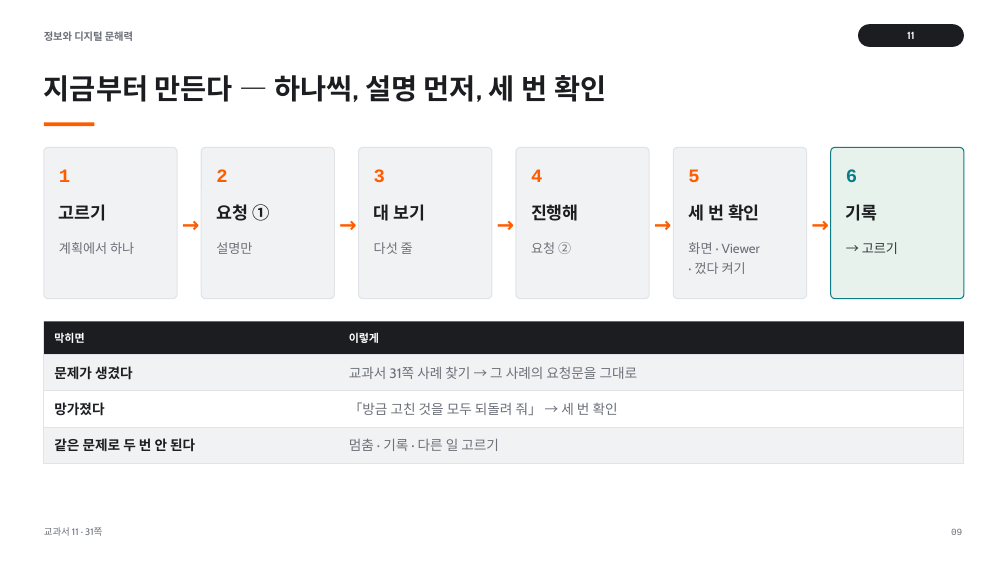
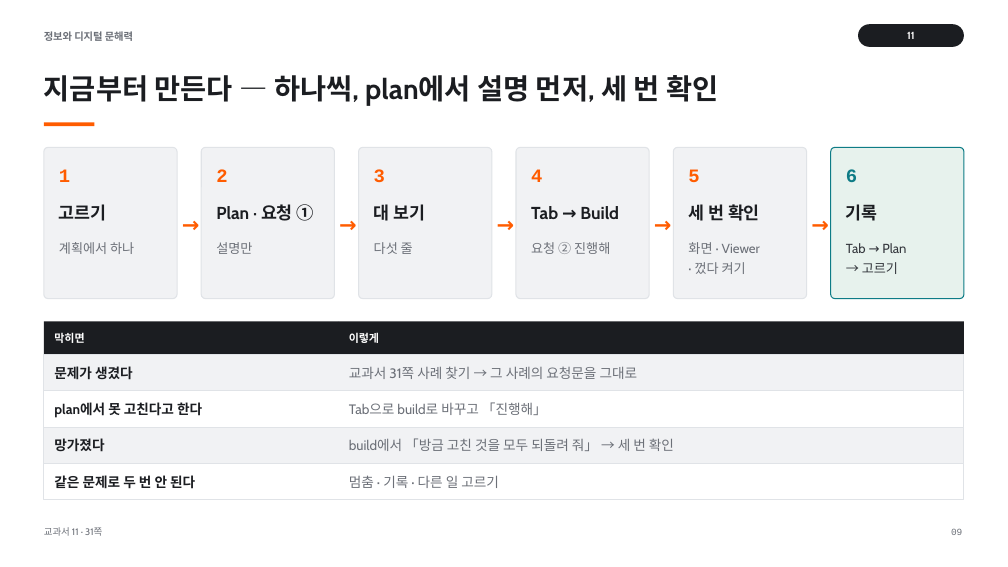
Before and after one commit to vcl-korea/2026-2nd-semester__jdh, a slide deck: slide 9 of 11/ppt/11_서비스_개발하기.pptx. Drawn at 1008x567 pixels with LibreOffice and Linux fonts; fonts in the diff are those of the drawing. Boxes give left, top, right and bottom in pixels: in the first picture for what was removed or moved away, otherwise in the second. Text is boxed around its words. In the diff, an @@ line names an element or a change of style, - is before the commit and + after.

```diff
--- a/11/ppt/11_서비스_개발하기.pptx
+++ b/11/ppt/11_서비스_개발하기.pptx
@@ text at box(44, 75, 718, 105): text changed @@
-지금부터 만든다 — 하나씩, 설명 먼저, 세 번 확인
+지금부터 만든다 — 하나씩, plan에서 설명 먼저, 세 번 확인
@@ text at box(216, 204, 314, 221): text changed @@
-요청 ①
+Plan · 요청 ①
@@ text at box(531, 206, 619, 219): text changed @@
-진행해
+Tab → Build
@@ text at box(531, 242, 610, 254): text changed @@
-요청 ②
+요청 ② 진행해
@@ text at box(846, 243, 906, 253): paragraph added @@
+Tab → Plan
@@ text added at box(54, 402, 202, 418), 13 pt, text #1B1D21, bold @@
+plan에서 못 고친다고 한다
@@ text added at box(349, 402, 547, 415), 13 pt, text #6C7078 @@
+Tab으로 build로 바꾸고 「진행해」
@@ 3 texts: place and size @@
-3 texts at box(54, 402, 499, 452)
+3 texts at box(54, 438, 499, 489)
@@ text at box(349, 438, 674, 451): text changed @@
-「방금 고친 것을 모두 되돌려 줘」 → 세 번 확인
+build에서 「방금 고친 것을 모두 되돌려 줘」 → 세 번 확인
@@ rectangle added at box(44, 464, 964, 500), fill #FFFFFF, outline #E0E3E7 0.75 pt @@
```
Also in this commit, not shown: 9 other slides changed, 49 other files.
